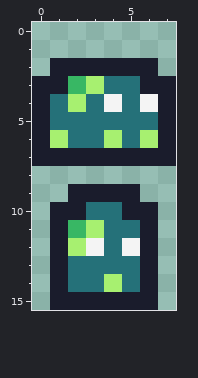
Two versions of one pixel-art sprite, Resources/Sprites/Enemies/acid-slime.png. Above: the version before the commit.
The file is 8x16 pixels.
And afterwards:
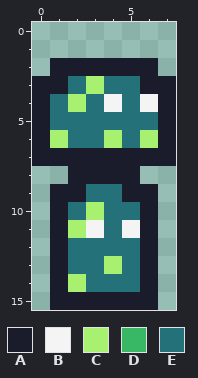
Palette (. is transparent): A #1a1c2c  B #f4f4f4  C #a7f070  D #38b764  E #257179
The edit:
Changed rows in their new state; - is an unchanged pixel.
first column x 2:
 3 E
first column x 1:
 8 -AAAA-
 9 A-EE-A
10 -EC-E-
11 -CB-B-
12 -EE-E-
13 ---C--
14 -C-E--
